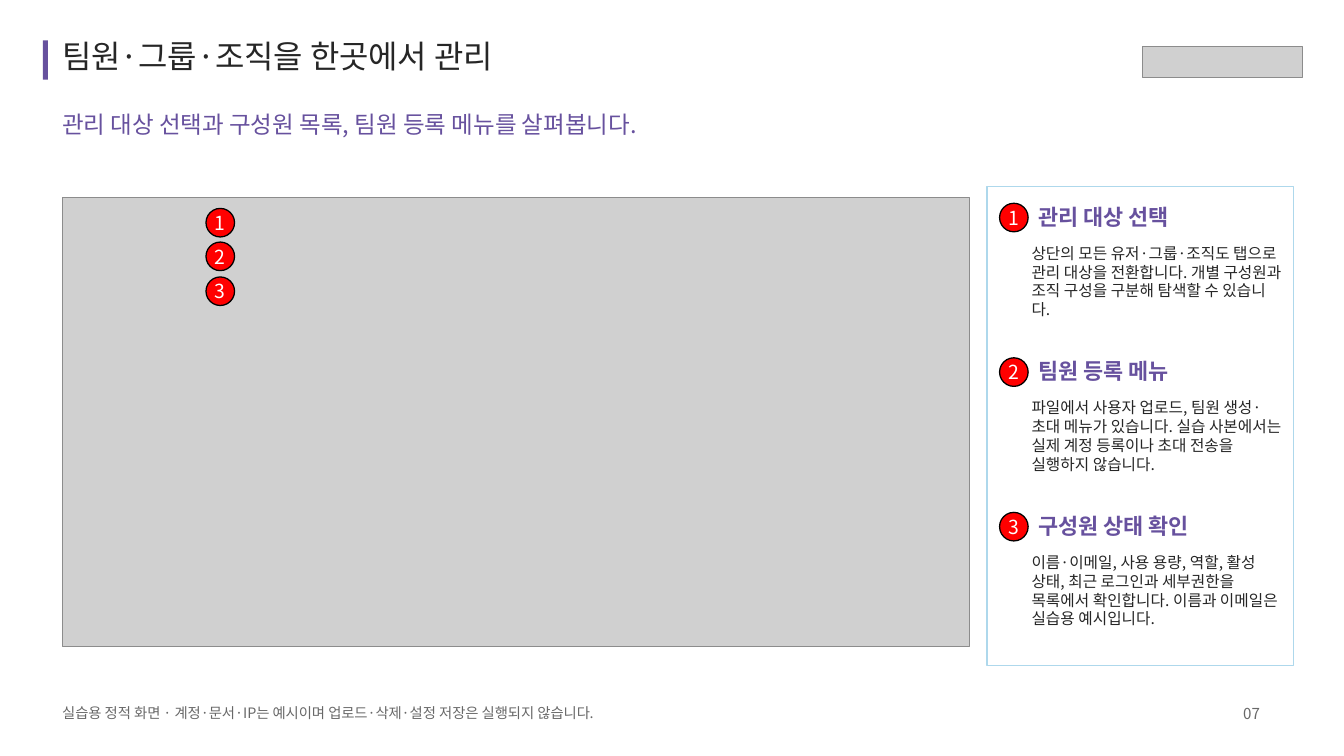
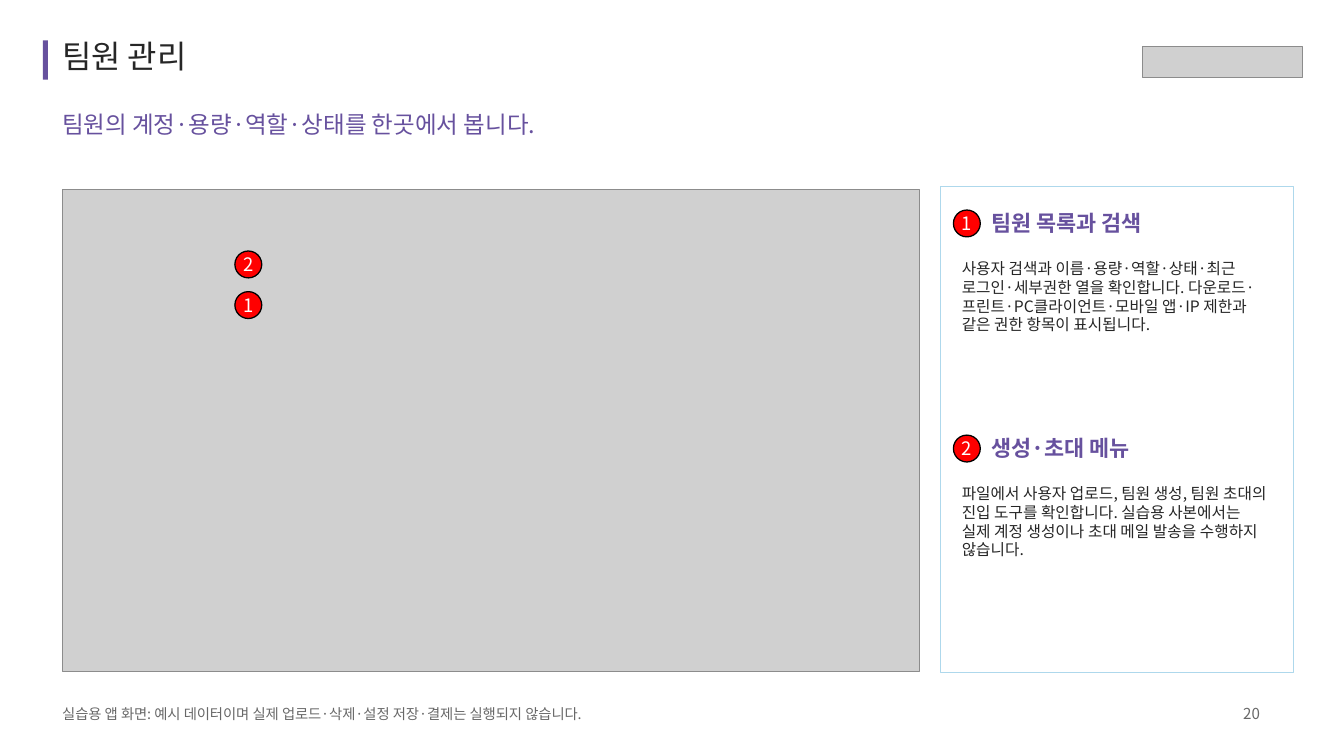
Before and after one commit to acmexii/cloudikehome, a slide deck: slide 20 of docs/cloudike-app-features.pptx (slide 7 before the commit). Drawn at 1344x756 pixels with LibreOffice and Linux fonts; fonts in the diff are those of the drawing; grey boxes stand for pictures. Boxes give left, top, right and bottom in pixels: in the first picture for what was removed or moved away, otherwise in the second. Text is boxed around its words. In the diff, an @@ line names an element or a change of style, - is before the commit and + after.

```diff
--- a/docs/cloudike-app-features.pptx
+++ b/docs/cloudike-app-features.pptx
@@ text at (x1=62, y1=41, x2=187, y2=71): text changed @@
-팀원·그룹·조직을 한곳에서 관리
+팀원 관리
@@ text at (x1=62, y1=113, x2=536, y2=135): text changed @@
-관리 대상 선택과 구성원 목록, 팀원 등록 메뉴를 살펴봅니다.
+팀원의 계정·용량·역할·상태를 한곳에서 봅니다.
@@ picture resized from (x1=62, y1=198, x2=969, y2=647) to (x1=62, y1=189, x2=918, y2=672) @@
@@ rectangle resized from (x1=987, y1=186, x2=1293, y2=665) to (x1=941, y1=186, x2=1294, y2=672) @@
@@ rectangle at (x1=941, y1=186, x2=1294, y2=672): outline #AED8EC 1.13 pt to #AED8EC 0.75 pt @@
@@ text removed at (x1=1038, y1=206, x2=1169, y2=227) @@
-관리 대상 선택
@@ ellipse "1" moved from (x1=1000, y1=203, x2=1028, y2=231) to (x1=953, y1=210, x2=980, y2=236) @@
@@ text added at (x1=991, y1=212, x2=1142, y2=233), 19.5 pt, text #67519E, bold @@
+팀원 목록과 검색
@@ ellipse "2" moved from (x1=206, y1=242, x2=234, y2=270) to (x1=235, y1=251, x2=261, y2=277) @@
@@ text added at (x1=962, y1=261, x2=1255, y2=332), 14 pt, text #262626 @@
+사용자 검색과 이름·용량·역할·상태·최근 로그인·세부권한 열을 확인합니다. 다운로드·프린트·PC클라이언트·모바일 앱·IP 제한과 같은 권한 항목이 표시됩니다.
@@ text removed at (x1=1032, y1=246, x2=1282, y2=317) @@
-상단의 모든 유저·그룹·조직도 탭으로 관리 대상을 전환합니다. 개별 구성원과 조직 구성을 구분해 탐색할 수 있습니다.
@@ ellipse removed at (x1=206, y1=277, x2=234, y2=305) @@
-3
@@ ellipse "1" moved from (x1=206, y1=208, x2=234, y2=236) to (x1=235, y1=292, x2=261, y2=318) @@
@@ text removed at (x1=1038, y1=360, x2=1169, y2=381) @@
-팀원 등록 메뉴
@@ size 17.2 to 16.5 pt in 4 elements at (x1=235, y1=251, x2=261, y2=277), (x1=953, y1=210, x2=980, y2=236), (x1=235, y1=292, x2=261, y2=318), (x1=953, y1=435, x2=980, y2=462) @@
@@ ellipse "2" moved from (x1=1000, y1=358, x2=1028, y2=386) to (x1=953, y1=435, x2=980, y2=462) @@
@@ text added at (x1=991, y1=437, x2=1130, y2=458), 19.5 pt, text #67519E, bold @@
+생성·초대 메뉴
@@ text at (x1=962, y1=486, x2=1266, y2=557): text changed @@
-파일에서 사용자 업로드, 팀원 생성·초대 메뉴가 있습니다. 실습 사본에서는 실제 계정 등록이나 초대 전송을 실행하지 않습니다.
+파일에서 사용자 업로드, 팀원 생성, 팀원 초대의 진입 도구를 확인합니다. 실습용 사본에서는 실제 계정 생성이나 초대 메일 발송을 수행하지 않습니다.
@@ ellipse removed at (x1=1000, y1=512, x2=1028, y2=540) @@
-3
@@ text removed at (x1=1038, y1=515, x2=1189, y2=536) @@
-구성원 상태 확인
@@ text removed at (x1=1032, y1=555, x2=1278, y2=626) @@
-이름·이메일, 사용 용량, 역할, 활성 상태, 최근 로그인과 세부권한을 목록에서 확인합니다. 이름과 이메일은 실습용 예시입니다.
@@ text at (x1=62, y1=707, x2=581, y2=720): text changed @@
-실습용 정적 화면 · 계정·문서·IP는 예시이며 업로드·삭제·설정 저장은 실행되지 않습니다.
+실습용 앱 화면: 예시 데이터이며 실제 업로드·삭제·설정 저장·결제는 실행되지 않습니다.
@@ text at (x1=1243, y1=708, x2=1260, y2=719): text changed @@
-07
+20
```
Also in this commit, not shown: 10 other slides changed, 17 slides added, 1 slide removed, 2 other files.
